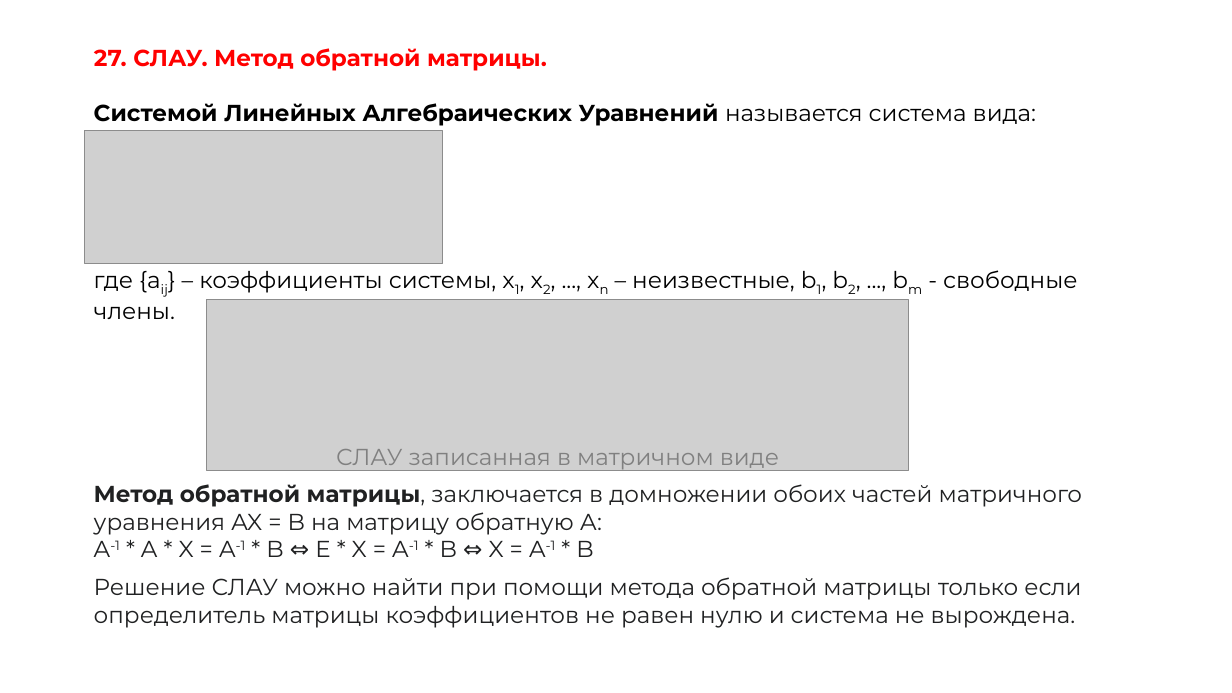
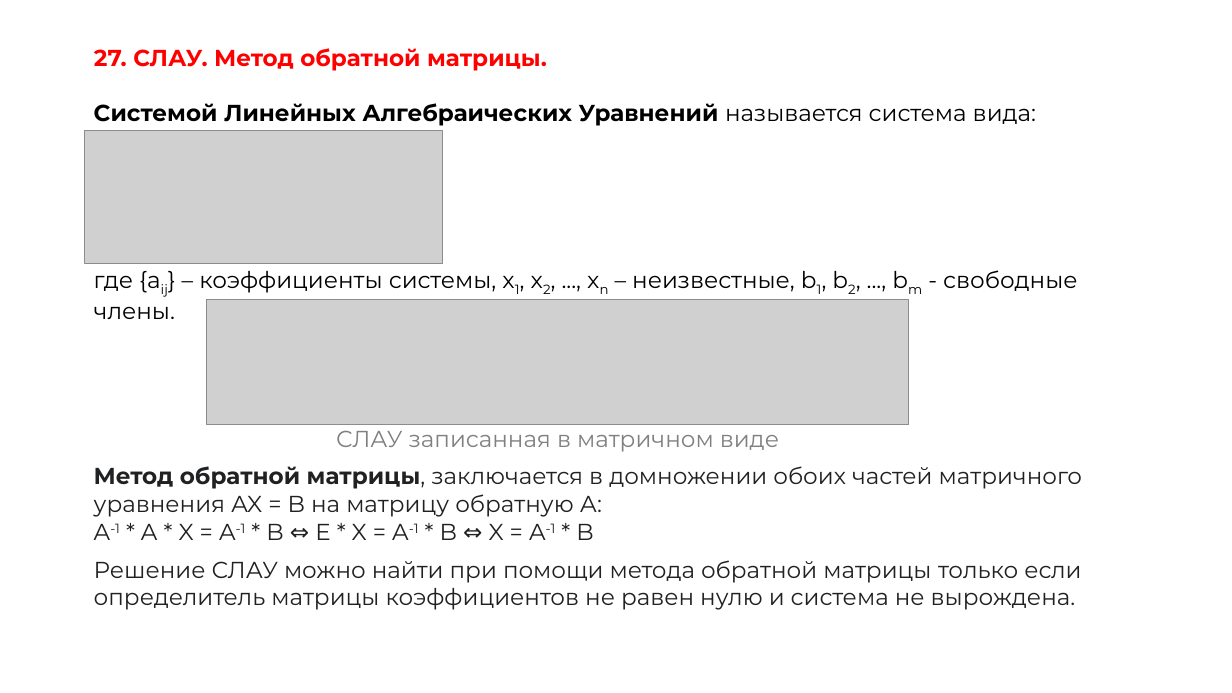
Before and after one commit to AstroSoup/ITMO.STUDY, a slide deck: slide 48 of ITMO.LINAL/FirstSection/colloquium.pptx. Drawn at 1232x693 pixels with LibreOffice and Linux fonts; fonts in the diff are those of the drawing; grey boxes stand for pictures. Boxes give left, top, right and bottom in pixels: in the first picture for what was removed or moved away, otherwise in the second. Text is boxed around its words. In the diff, an @@ line names an element or a change of style, - is before the commit and + after.

```diff
--- a/ITMO.LINAL/FirstSection/colloquium.pptx
+++ b/ITMO.LINAL/FirstSection/colloquium.pptx
@@ picture: place and size @@
-picture at bbox=[207, 299, 909, 470]
+picture at bbox=[207, 299, 909, 424]
@@ text "СЛАУ записанная в матричном виде": place and size @@
-text "СЛАУ записанная в матричном виде" at bbox=[336, 449, 779, 469]
+text "СЛАУ записанная в матричном виде" at bbox=[336, 431, 779, 452]
@@ text "Метод обратной матрицы, заключается в ...": place and size @@
-text "Метод обратной матрицы, заключается в ..." at bbox=[94, 484, 1083, 628]
+text "Метод обратной матрицы, заключается в ..." at bbox=[94, 466, 1083, 610]
```
Also in this commit, not shown: 15 other slides changed, 1 other file.
